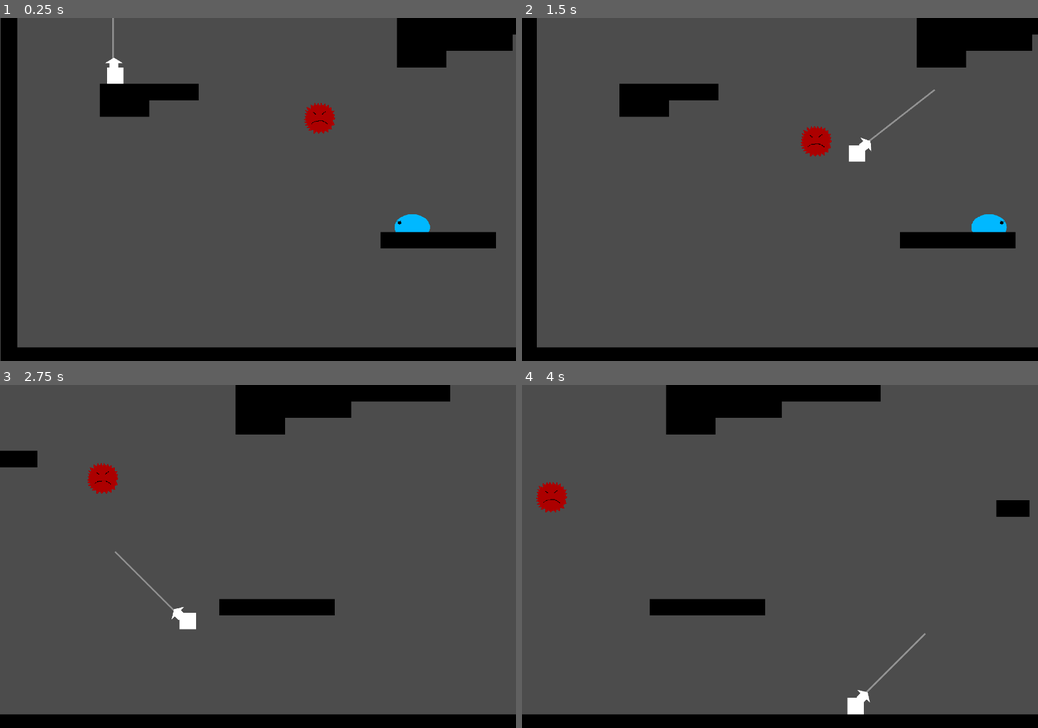
Above: before the commit, frames 1-4 (two rows, left to right).
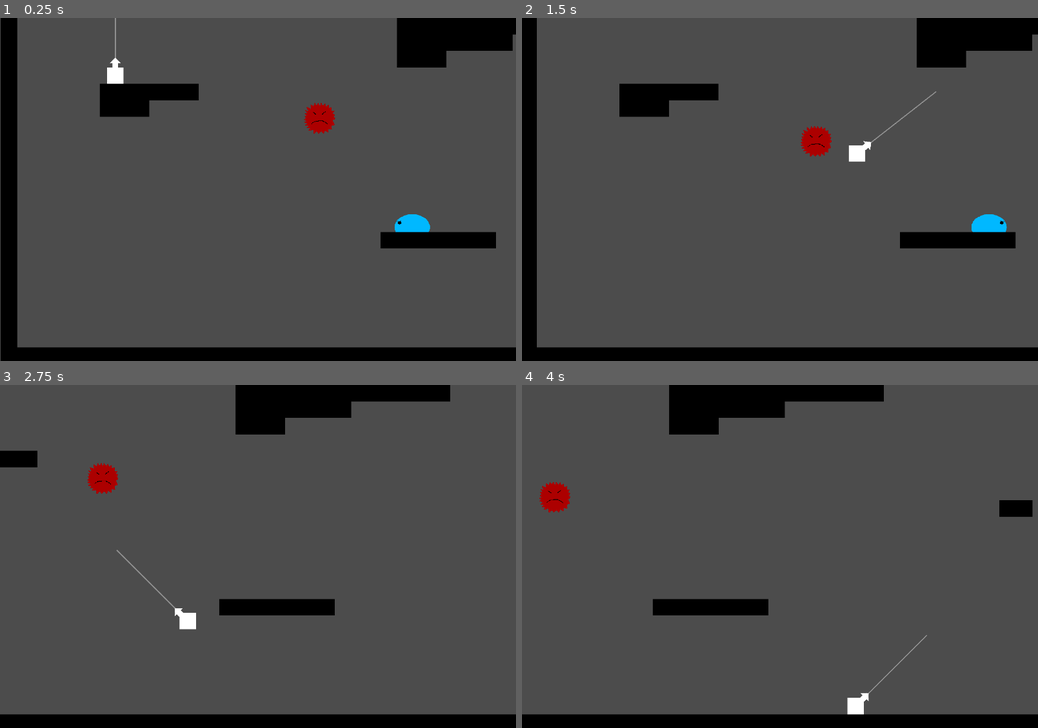
Above: after the commit, the same moments.

Repository: cjsweeten101/dws
Game: Godot game, scene res://Levels/TestingLevel.tscn
Same seed, same stepped clock (60 frames per second), same inputs: the game is played once before the commit and once after it.
Inputs:
- Up to frame 1 (0.25 s): no input
- Up to frame 2 (1.5 s): tap Enter (action) at 0.5, 0.6, 1.35 s; hold D (right) from 0.53 s (still down)
- Up to frame 3 (2.75 s): release D (right) at 2.03 s; hold A (left) from 2.03 s (still down); tap Enter (action) at 2.1 s
- Up to frame 4 (4 s): release A (left) at 2.78 s; hold D (right) from 2.78 s (still down); tap Enter (action) at 2.85, 3.6 s

The runs differ from the first frame. In frame 1, 0.1% of the frame differs, in the area x 20-24%, y 0-15%; in frame 2, 0.2%; in frame 3, 0.2%; in frame 4, 0.6%, in the area x 2-99%, y 0-93%.

Commit message:
correctly implement aim assist

Diff:
--- a/Player/Player.gd
+++ b/Player/Player.gd
@@ -23,6 +23,8 @@
 var health = 3
 var new_grapple_point
 var grapple_points = []
+onready var rays = [$GrappleCast, $GrappleCast/EdgeRay1, $GrappleCast/EdgeRay2]
+
 
 func ready():
 	current_speed = move_and_slide(gravity, UP)
@@ -61,14 +63,16 @@
 
 	if Input.is_action_just_pressed("action") and !grappled and grapple_cooled_down:
 		#If grapple collides with _anything_ grapple that shit
-		if $GrappleCast.is_colliding():
-			if $GrappleCast.get_collider().is_in_group("enemies"):
-				$GrappleCast.get_collider().grapple_hit()
-			set_grappled(true)
+
+		if rays_colliding():
+		#if $GrappleCast.is_colliding():
+		#	if $GrappleCast.get_collider().is_in_group("enemies"):
+		#		$GrappleCast.get_collider().grapple_hit()
+			set_grappled(true, get_ray_collision_point())
 		else:
 			draw_miss()
 	elif Input.is_action_just_released("action") or grapple_off:
-		set_grappled(false)
+		set_grappled(false, 0)
 		grapple_off = false
 
 	if friction == true:
@@ -79,6 +83,20 @@
 		else:
 			current_speed.x = lerp(current_speed.x, 0, air_friction)
 
+func rays_colliding():
+	for ray in rays:
+		if ray.is_colliding():
+			if ray.get_collider().is_in_group("enemies"):
+				ray.get_collider().grapple_hit()
+			return true
+	return false
+
+func get_ray_collision_point():
+	var points = []
+	for ray in rays:
+		if ray.is_colliding():
+			points.append(ray.get_collision_point())
+	return points[0]
 
 func draw_miss():
 	var angle = $GrappleCast.rotation
@@ -120,16 +138,16 @@
 	if $GrappleCast.is_colliding():
 		if $GrappleCast.get_collision_point().round() != grapple_point.round():
 			if grapple_points.size() > 2:
-				set_grappled(false)
+				set_grappled(false, 0)
 			else:
 				if round($GrappleCast.get_collision_point().y) != round(grapple_points[grapple_points.size() - 1].y):
 					grapple_points.append($GrappleCast.get_collision_point())
 
-func set_grappled(booly):
+func set_grappled(booly, point):
 	if booly == true:
 		$GrappleCast/AimingSprite.visible = false
 		current_speed.y *= elasticity
-		grapple_point = $GrappleCast.get_collision_point()
+		grapple_point = point
 		grapple_points = [grapple_point]
 		grappled = true
 	elif booly == false:
--- a/Player/Player.tscn
+++ b/Player/Player.tscn
@@ -47,19 +47,18 @@
 [node name="GrappleCast" type="RayCast2D" parent="." index="2"]
 
 rotation = 2.61799
-scale = Vector2( 40, 1 )
 enabled = true
 exclude_parent = true
 cast_to = Vector2( 0, 1000 )
 collision_mask = 6
-_sections_unfolded = [ "Transform", "Z Index" ]
+_sections_unfolded = [ "Transform" ]
 
 [node name="AimingSprite" type="Sprite" parent="GrappleCast" index="0"]
 
 modulate = Color( 1, 1, 1, 0.392157 )
-position = Vector2( 0.0957031, 36.3818 )
+position = Vector2( 1, 36.3818 )
 rotation = 3.14159
-scale = Vector2( -0.04, -1 )
+scale = Vector2( 1, -1 )
 z_index = -1
 texture = ExtResource( 3 )
 centered = false
@@ -68,10 +67,28 @@
 [node name="ArrowSprite" type="Sprite" parent="GrappleCast" index="1"]
 
 position = Vector2( 0.0957012, 36.3818 )
-scale = Vector2( 0.04, -1 )
+scale = Vector2( 1, -1 )
 z_index = -1
 texture = ExtResource( 4 )
 _sections_unfolded = [ "Transform", "Z Index" ]
+
+[node name="EdgeRay1" type="RayCast2D" parent="GrappleCast" index="2"]
+
+position = Vector2( 12, 0 )
+enabled = true
+exclude_parent = true
+cast_to = Vector2( 0, 1000 )
+collision_mask = 6
+_sections_unfolded = [ "Transform" ]
+
+[node name="EdgeRay2" type="RayCast2D" parent="GrappleCast" index="3"]
+
+position = Vector2( -12, 0 )
+enabled = true
+exclude_parent = true
+cast_to = Vector2( 0, 1000 )
+collision_mask = 6
+_sections_unfolded = [ "Transform" ]
 
 [node name="GrappleSprite" type="Sprite" parent="." index="3"]
 
